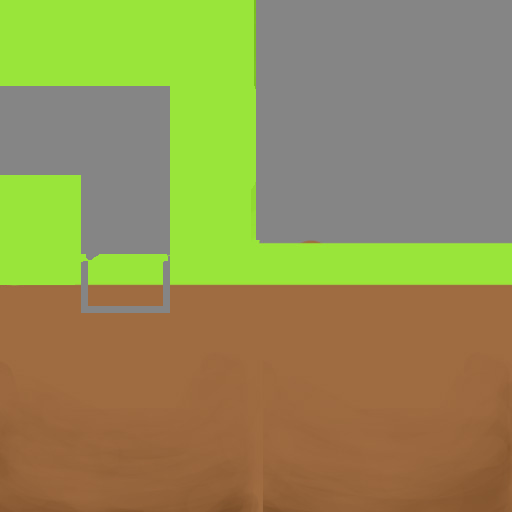
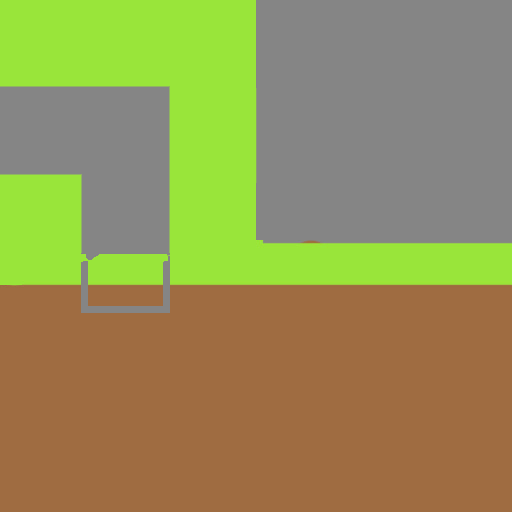
Comparing the layer stacks of the two 512px x 512px images. Changes:
painted on "Layer 2" (1st of 3, in "bend trench") over [0, 0, 257, 253]
renamed "Background" to "Layer 4", painted on it over [0, 0, 512, 512]
added layer "Block_Dirt" over [0, 0, 512, 512]
